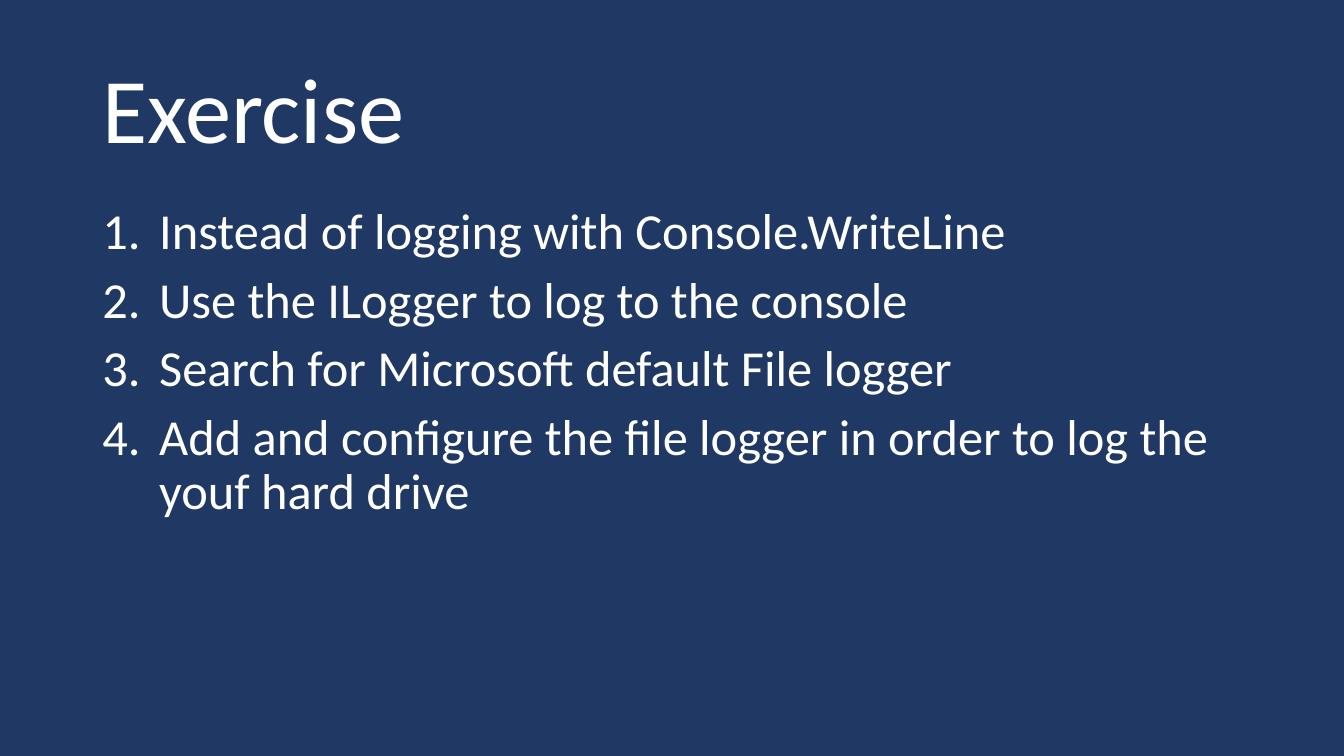
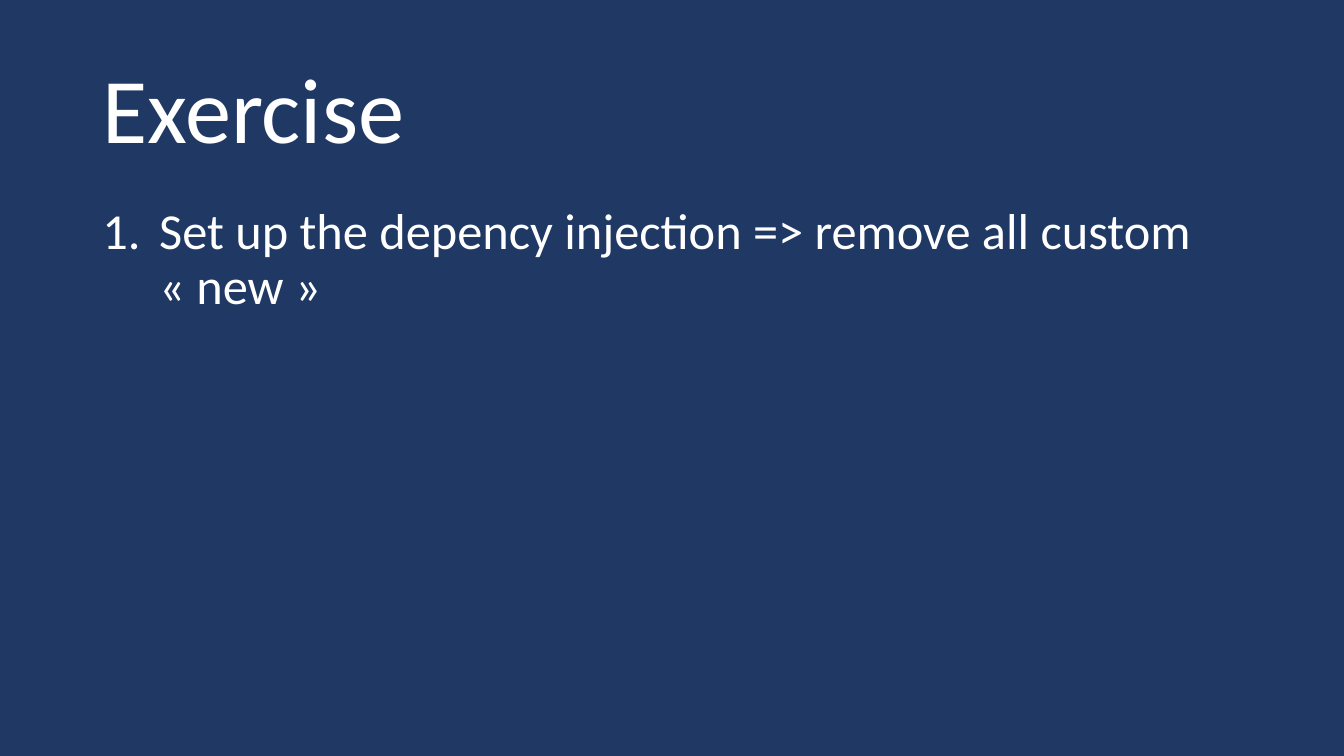
Before and after one commit to guillaume-chervet/course.dotnet, a slide deck: slide 175 of documentations/dotnet.pptx. Drawn at 1344x756 pixels with LibreOffice and Linux fonts; fonts in the diff are those of the drawing. Boxes give left, top, right and bottom in pixels: in the first picture for what was removed or moved away, otherwise in the second. Text is boxed around its words. In the diff, an @@ line names an element or a change of style, - is before the commit and + after.

```diff
--- a/documentations/dotnet.pptx
+++ b/documentations/dotnet.pptx
@@ text at [159, 214, 1191, 305]: text changed @@
-1. Instead of logging with Console.WriteLine
-2. Use the ILogger to log to the console
-3. Search for Microsoft default File logger
-4. Add and configure the file logger in order to log the youf hard drive
+1. Set up the depency injection => remove all custom « new »
```
Also in this commit, not shown: 3 other slides changed.
